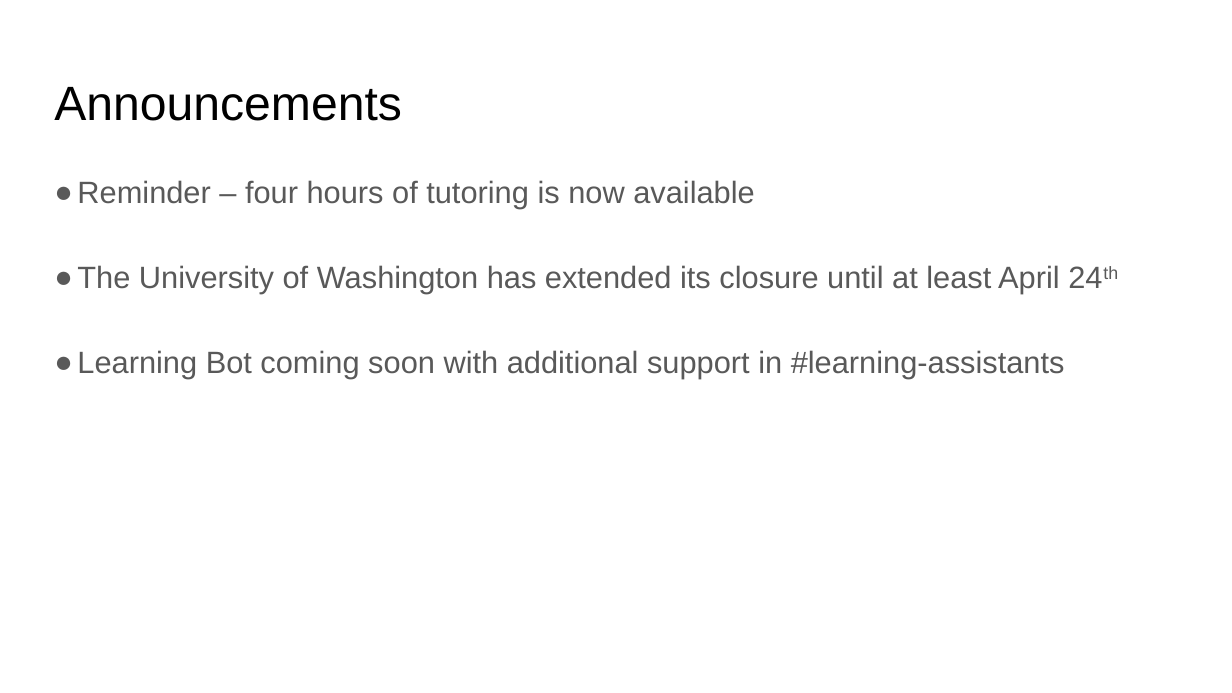
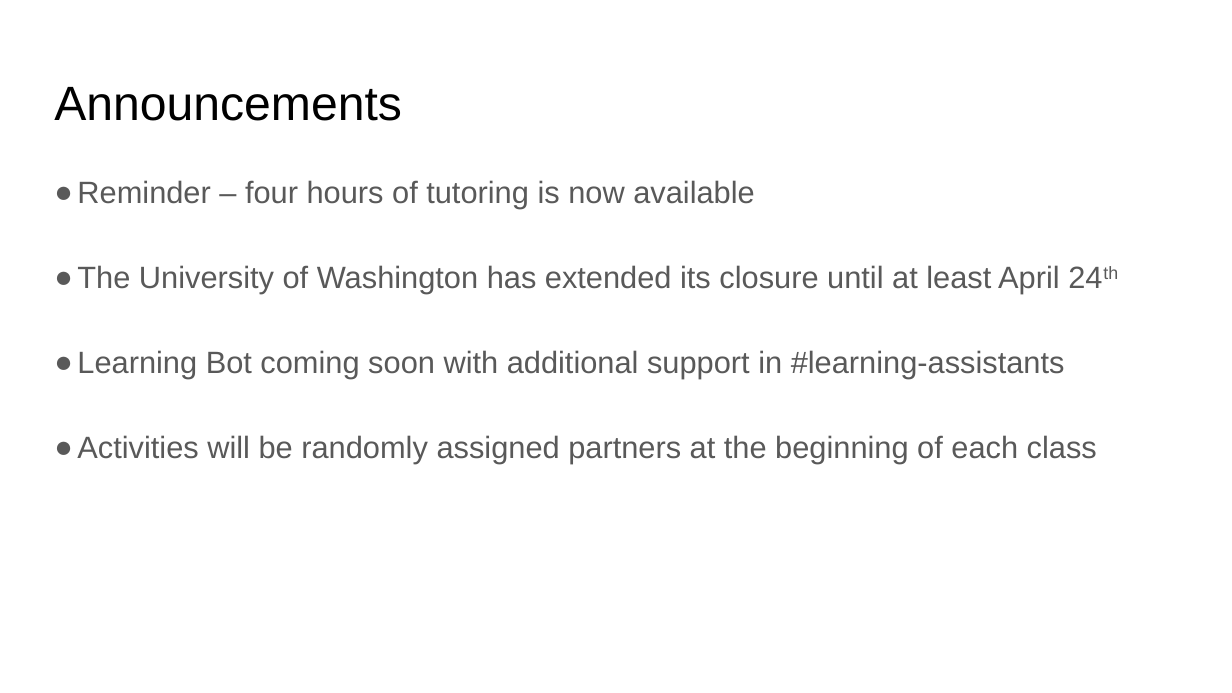
Before and after one commit to spencer-shadley/completed-class, a slide deck: slide 2 of 17-NoSQL/2-thursday-mongoose/career-services.pptx. Drawn at 1232x693 pixels with LibreOffice and Linux fonts; fonts in the diff are those of the drawing. Boxes give left, top, right and bottom in pixels: in the first picture for what was removed or moved away, otherwise in the second. Text is boxed around its words. In the diff, an @@ line names an element or a change of style, - is before the commit and + after.

Commit message:
minor updates

```diff
--- a/17-NoSQL/2-thursday-mongoose/career-services.pptx
+++ b/17-NoSQL/2-thursday-mongoose/career-services.pptx
@@ text at <box>77,435,1097,464</box>: paragraph added @@
+● Activities will be randomly assigned partners at the beginning of each class
```
